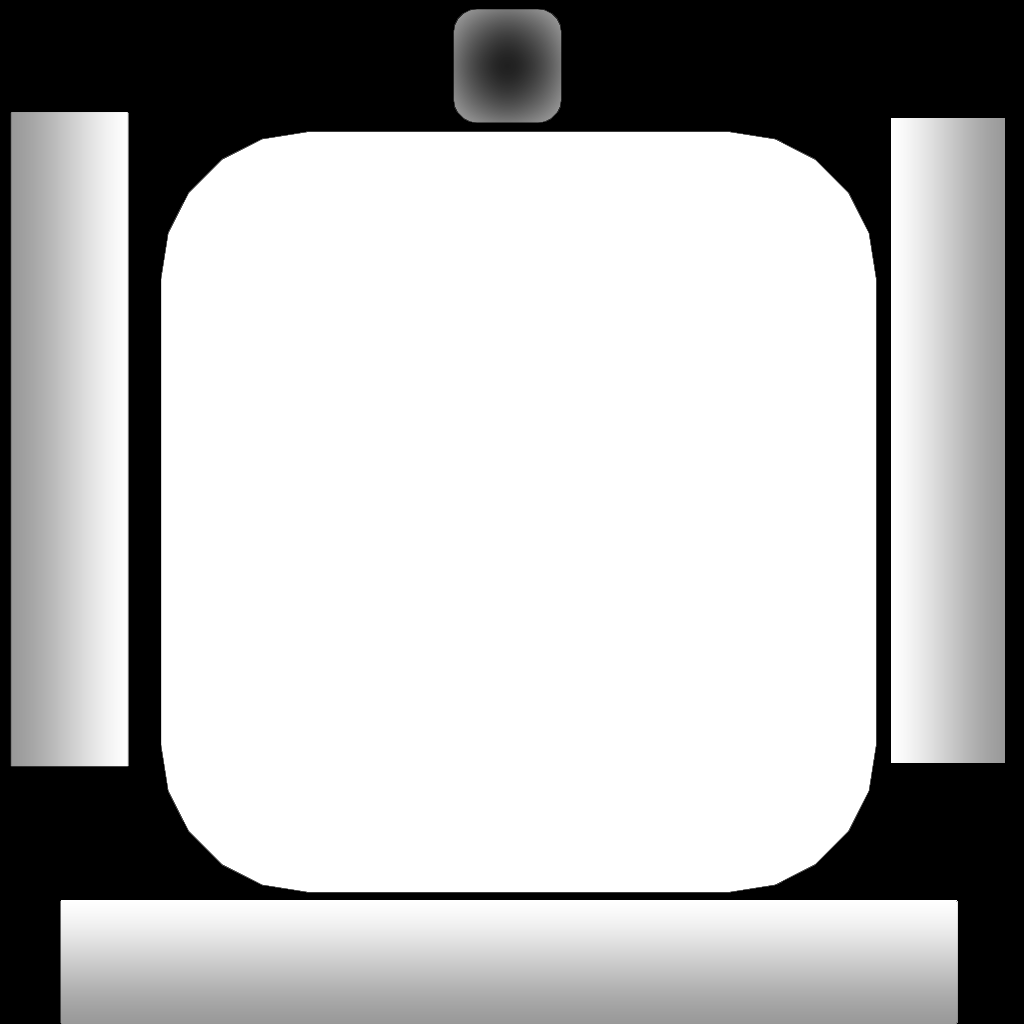
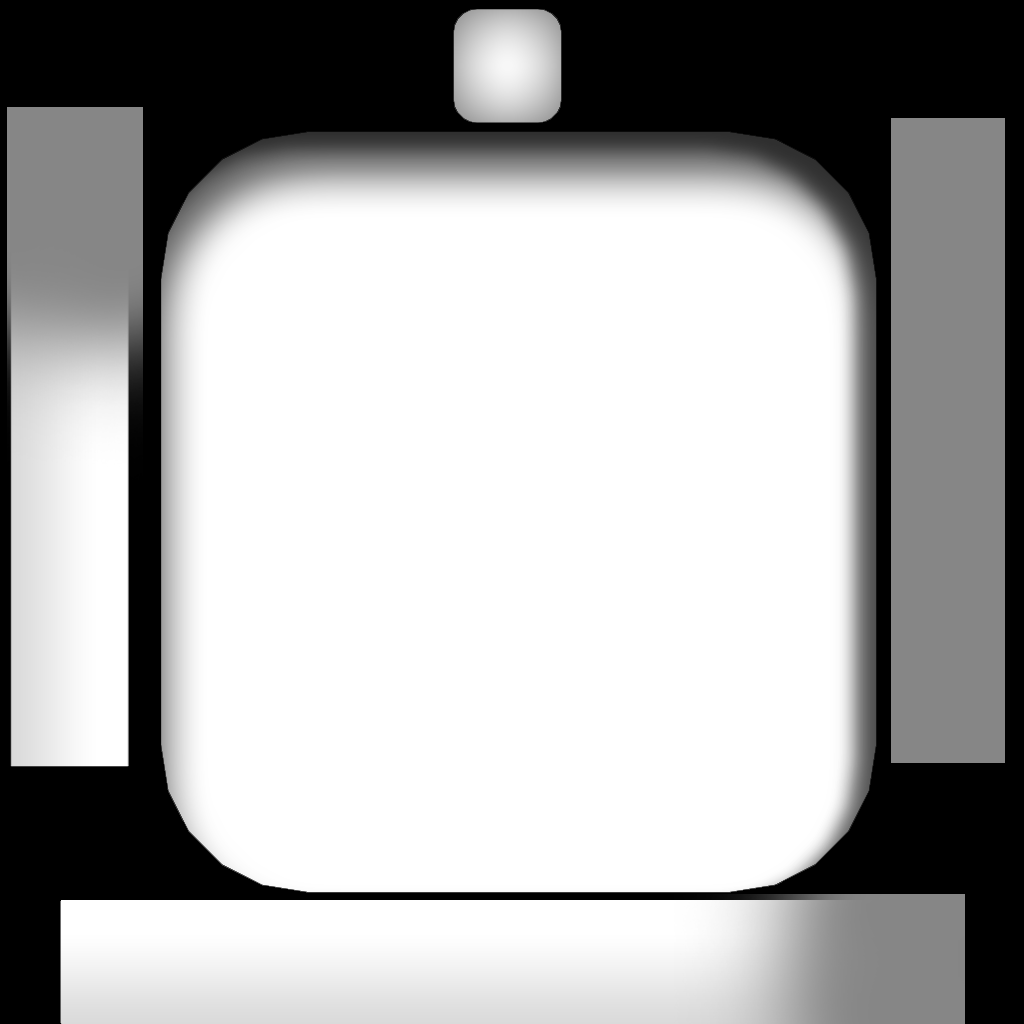
Two versions of the same layered image (1024 x 1024). Layer-by-layer changes:
added layer "Layer 3" in group "Grayscale base Jan2026" over bbox(7, 107, 143, 481)
added layer "Layer 2" in group "Grayscale base Jan2026" over bbox(7, 107, 965, 1024)
painted on "Color Fill 2" (1st of 2, in "Grayscale base Jan2026") over bbox(453, 9, 562, 123)